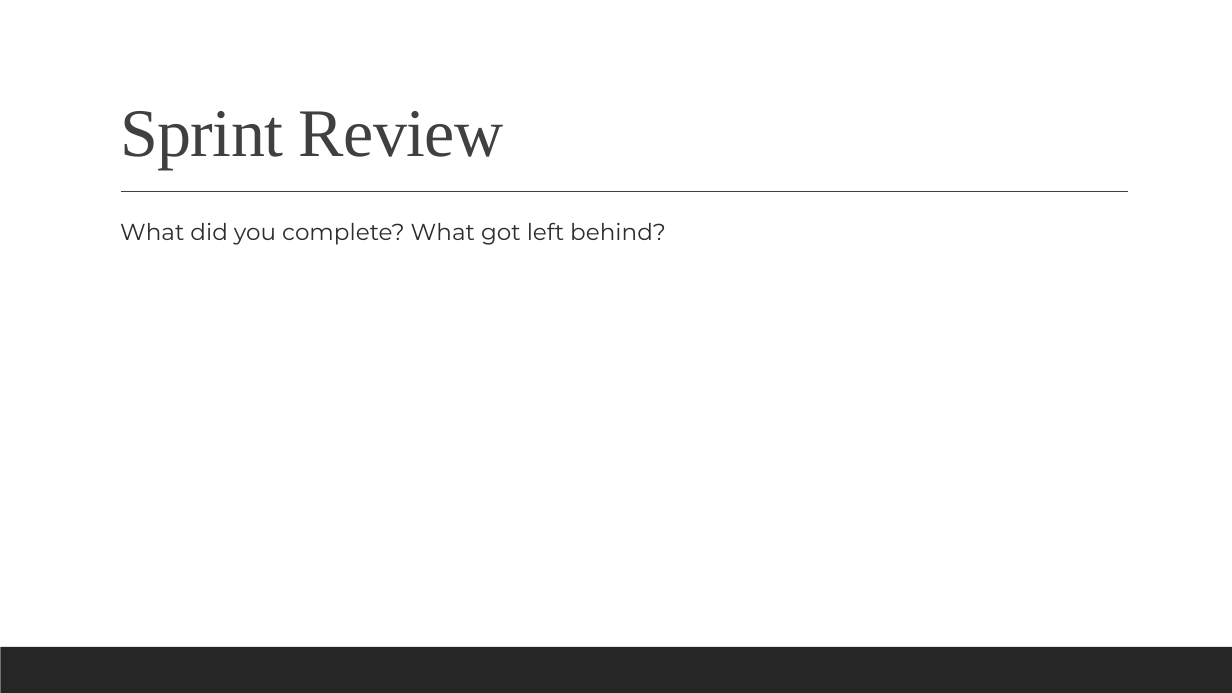
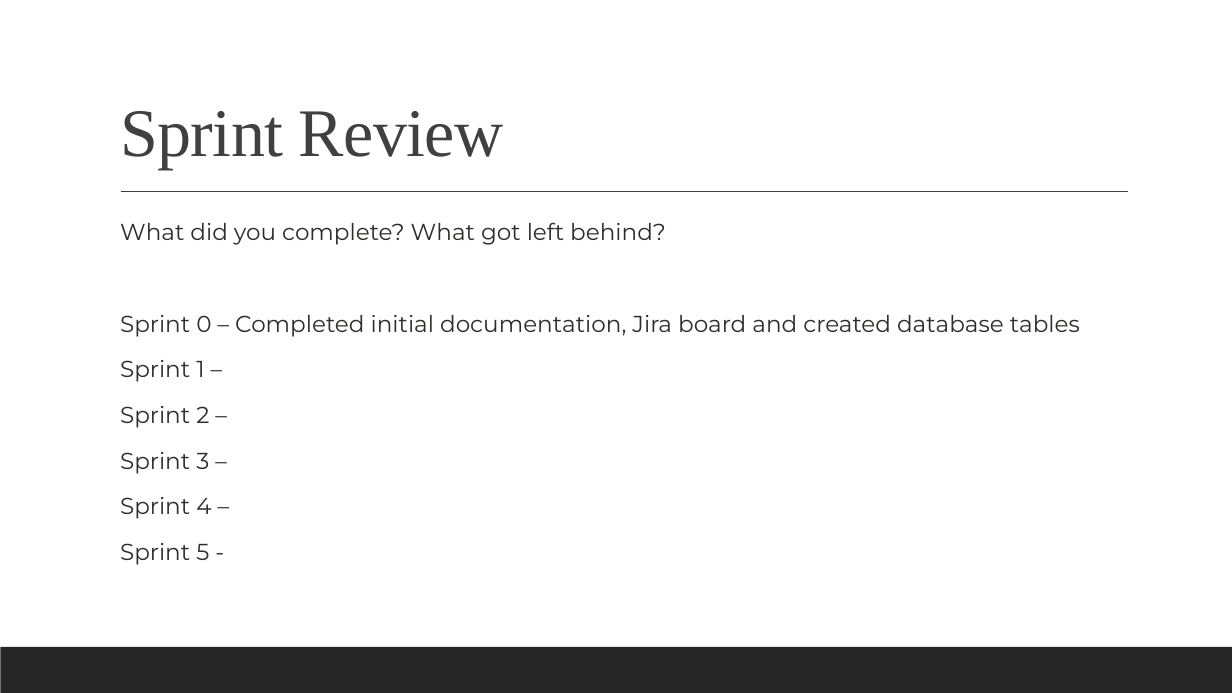
Before and after one commit to jadewfoster/IMS-22JulyEnable3, a slide deck: slide 9 of documentation/Fundamental Project (IMS) Presentation.pptx. Drawn at 1232x693 pixels with LibreOffice and Linux fonts; fonts in the diff are those of the drawing. Boxes give left, top, right and bottom in pixels: in the first picture for what was removed or moved away, otherwise in the second. Text is boxed around its words. In the diff, an @@ line names an element or a change of style, - is before the commit and + after.

```diff
--- a/documentation/Fundamental Project (IMS) Presentation.pptx
+++ b/documentation/Fundamental Project (IMS) Presentation.pptx
@@ text at [120, 315, 1080, 565]: paragraphs added @@
+  Sprint 0 – Completed initial documentation, Jira board and created database tables
+  Sprint 1 –
+  Sprint 2 –
+  Sprint 3 –
+  Sprint 4 –
+  Sprint 5 -
```
Also in this commit, not shown: 3 other slides changed, 1 other file.
